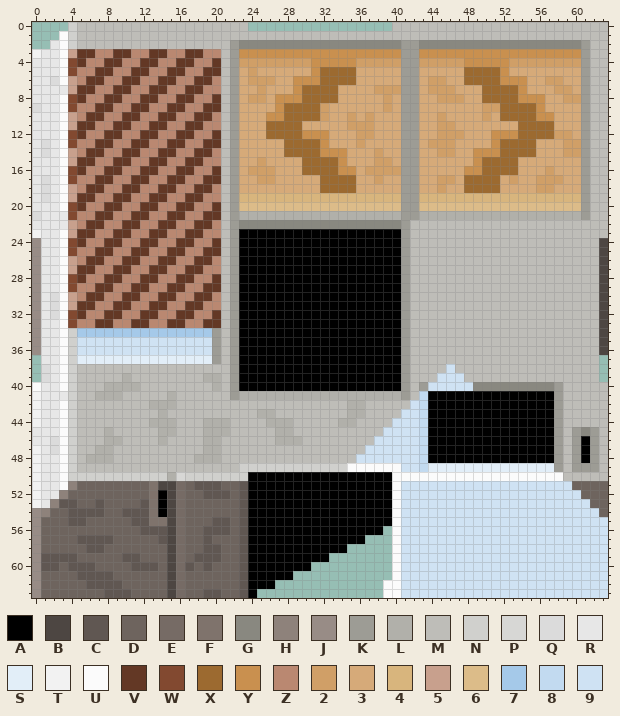
Pixel-art sprite -- assets/graphics/barrackn.png. The picture above was drawn from the file before the commit.
The file is 64x64 pixels. Colours within 5 levels of each other are drawn and written as one.
Palette (. is transparent): A #000000  B #4d4642  C #605752  D #6e645e  E #766b65  F #7f736c  G #898880  H #8e827b  J #988c86  K #9d9c95  L #b1b0aa  M #bebdb8  N #d0d0cd  P #d7d7d5  Q #dbdbdb  R #e7e7e7  S #e2eef8  T #f2f2f2  U #fbfbfb  V #633825  W #824930  X #9c6a30  Y #c9904f  Z #ba8871  2 #d09f67  3 #d6aa79  4 #d8b57d  5 #c8a08d  6 #dcbc89  7 #a5c9e9  8 #c2daf0  9 #cfe2f3
Pixels before (only the part around the change), first column x 17:
42 MMMMMMMMMMMMMMMMMMLLMMMMM98AA
43 MMMMMMMMLLMMMMMMMMLLMMMM998AA
44 MMLLLMMMMLLLMMMMMLLMMMM9998AA
45 MMLLLMMMMMLLMMMMMMMMMM99998AA
46 MMLLMMMMMMLLLMMMMMMMM999998AA
47 MMLLMMMMMMMMMMMMMMMM9999998AA
48 MLLLMMMMMMMMMMMMMMM99999998AA
49 MMMMMMNNNNNNNNNNNNUUUUUU998SS
50 NNNNNNNAAAAAAAAAAAAAAAAUUUUUU
51 DCCCDDCAAAAAAAAAAAAAAAAU99999
52 DDCCCDCAAAAAAAAAAAAAAAAU99999
53 DDDDDDCAAAAAAAAAAAAAAAAU99999
54 DDDDDDCAAAAAAAAAAAAAAAAU99999
55 DDDCCDCAAAAAAAAAAAAAAAAU99999
56 DDCCCDCAAAAAAAAAAAAAAA.U99999
57 DDCDDDCAAAAAAAAAAAAA...U99999
58 DDCCDDCAAAAAAAAAAA.....U99999
59 DCCCDDCAAAAAAAAA.......U99999
60 CDCDDDCAAAAAAA.........U99999
61 DDDDDDCAAAAA...........U99999
62 DDDDDDCAAA............UU99999
63 DDCCDDCA..............UU99999
After:
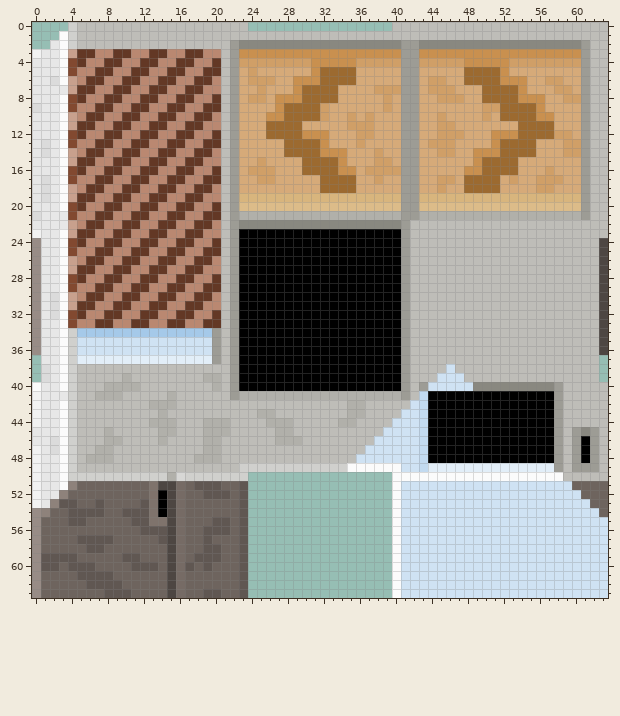
Diff:
y 50..55: x 24..39 AAAAAAAAAAAAAAAA -> ................
y 56: x 24..38 AAAAAAAAAAAAAAA -> ...............
y 57: x 24..36 AAAAAAAAAAAAA -> .............
y 58: x 24..34 AAAAAAAAAAA -> ...........
y 59: x 24..32 AAAAAAAAA -> .........
y 60: x 24..30 AAAAAAA -> .......
y 61: x 24..28 AAAAA -> .....
y 62: x 24..26 AAA -> ...; x 39 U -> .
y 63: x 24 A -> .; x 39 U -> .
Changed places in both pictures, as pixel boxes (x1, y1, x2, y2):
erased: (248, 472, 392, 598)
